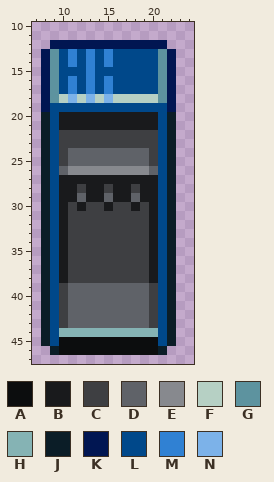
Pixel-art sprite -- Resources/Textures/_Goobstation/Structures/Storage/closet.rsi/bso.png. This is how it looked before the edit.
The file is 32x48 pixels. Colours within 5 levels of each other are drawn and written as one. Shown: x 7..24, y 10..47.
Palette (. is transparent): A #0c0d0e  B #191a1c  C #3e3f42  D #5f6268  E #87898e  F #b6d0c4  G #5d939f  H #85b3b4  J #0b1d27  K #011652  L #00488a  M #3081d3  N #7cb2e9
After:
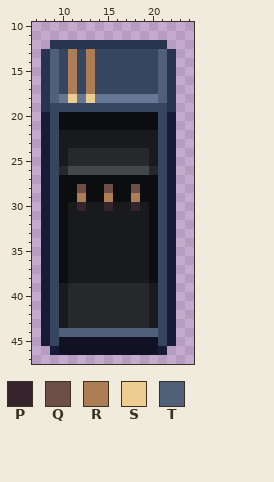
Colours new in this view: P #36242c  Q #6d4e49  R #ad7e55  S #eecd93  T #506079
Difference:
@@ palette @@
-A #0c0d0e
+A #111123
-B #191a1c
+B #0c0d0e
-C #3e3f42
+C #191a1c
-D #5f6268
+D #26292c
-E #87898e
+E #45484b
-F #b6d0c4
+F #657793
-J #0b1d27
+J #171b36
-K #011652
+K #28334d
-L #00488a
+L #364660
@@ x 7..24 @@
 12 ..KKKKKKKKKKKKK...
-13 .KGLMLMLMLLLLLGK..
-14 .KGLMLMLMLLLLLGK..
-15 .KGLLLMLLLLLLLGK..
-16 .KGLMLMLMLLLLLGK..
-17 .KGLMLMLMLLLLLGK..
-18 .KGFNFNFNFFFFFGK..
+13 .KTLRLRLLLLLLLTK..
+14 .KTLRLRLLLLLLLTK..
+15 .KTLRLRLLLLLLLTK..
+16 .KTLRLRLLLLLLLTK..
+17 .KTLRLRLLLLLLLTK..
+18 .KTFSFSFFFFFFFTK..
 19 .KLLLLLLLLLLLLLK..
@@ x 10..20 @@
 27 BBBBBBBBBBB
-28 BBCBBCBBCBB
-29 BBDBBDBBDBB
-30 BCBCCBCCBCB
+28 BBQBBQBBQBB
+29 BBRBBRBBRBB
+30 BCPCCPCCPCB
 31 BCCCCCCCCCB
@@ x 7..24 @@
 43 .JLCDDDDDDDDDCLJ..
-44 .JLHHHHHHHHHHHLJ..
+44 .JLTTTTTTTTTTTLJ..
 45 .JLAAAAAAAAAAALJ..
Pixel boxes of the changes (left, top, right, bottom) in both pictures:
changed: (41, 40, 176, 355)
